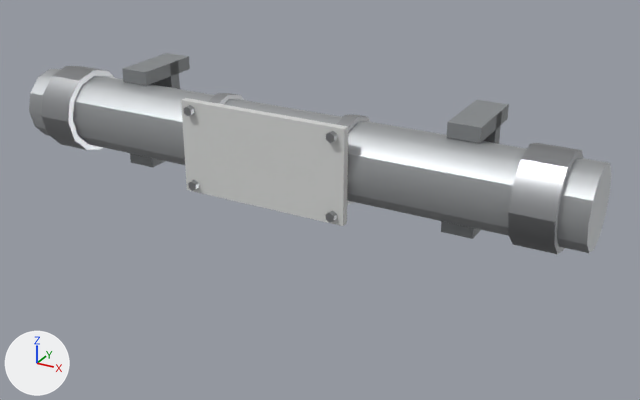
Two versions of the FBX model unity/HorrorGame/Assets/Models/Dressing/Dress_PipeLabel.fbx, one commit apart.
The view is the same before and after, from a camera (50 mm lens) standing at (0.769, -1.403, 2.597) and looking at (0.04, -0.078, 1.934). The axes (+X, +Y, +Z) are drawn at lower left. The lights are the same throughout. The first picture is the older version.

Objects in the first picture: 'Dress_PipeLabel'.
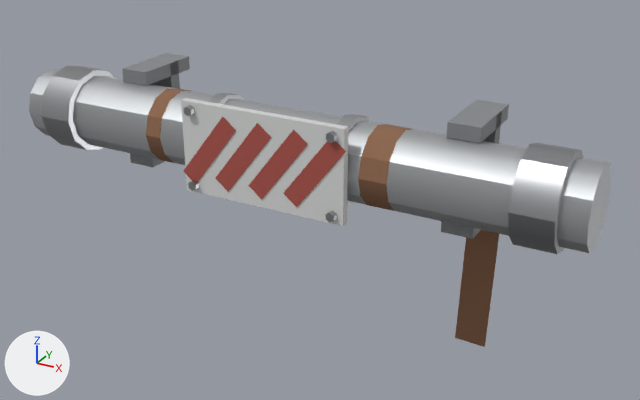
Changed parts and their boxes [x1, y1, x2, y2] in the pictures (640 x 400 px):
'Dress_PipeLabel', reshaped (46% taller): before [29, 53, 612, 254]; after [29, 53, 612, 347]
part 1 of me_cylinder, added (brown): after [358, 124, 412, 211]
part 2 of me_cylinder, added (brown): after [146, 88, 190, 163]
part 3 of me_cylinder, added (red): after [183, 117, 346, 207]
part 4 of me_cylinder, added (brown): after [455, 230, 499, 347]

What changed in the scene script:
```text
Add mat_dress_enamelred:
    mat_dress_enamelred = principled_material('Dress_EnamelRed')
    mat_dress_enamelred.base_color = (0.422, 0.092, 0.072)  # red #ae564c
    mat_dress_enamelred.roughness = 0.35
Add mat_dress_rustheavy:
    mat_dress_rustheavy = principled_material('Dress_RustHeavy')
    mat_dress_rustheavy.base_color = (0.262, 0.132, 0.072)  # brown #8c664c
    mat_dress_rustheavy.roughness = 0.95
Change me_cylinder:
    used by ob_dress_pipelabel; location = (0.0, 0.0, 0.0)
    verts and faces of me_cylinder; kept vertices keep their numbers, new ones are numbered from 224
    remove me_cylinder.from_pydata(...)  # 224 vertices, 384 faces; spans x -0.55..0.55, y -0.226..0.0, z 1.954..2.146
    add me_cylinder.from_pydata(...)  # 292 vertices, 482 faces; spans x -0.55..0.55, y -0.226..0.0, z 1.669..2.146
    me_cylinder part 1: a new loose piece, a 12-sided cylinder along x spanning x 0.18..0.23, y -0.204..-0.063, z 1.979..2.12, in mat_dress_rustheavy (brown #8c664c)
    me_cylinder part 2: a new loose piece, a 12-sided cylinder along x spanning x -0.256..-0.224, y -0.204..-0.063, z 1.979..2.12, in mat_dress_rustheavy (brown #8c664c)
    me_cylinder part 3
    add verts[224] = (-0.165, -0.218, 2.001)  # pixel (183, 171)
    add verts[225] = (-0.138, -0.218, 1.98)
    add verts[226] = (-0.095, -0.218, 2.001)  # pixel (215, 178)
    add verts[227] = (-0.068, -0.218, 1.98)  # pixel (228, 191)
    add verts[228] = (-0.025, -0.218, 2.001)  # pixel (248, 185)
    add verts[229] = (0.002, -0.218, 1.98)  # pixel (261, 199)
    add verts[230] = (0.045, -0.218, 2.001)  # pixel (283, 193)
    add verts[231] = (0.072, -0.218, 1.98)  # pixel (296, 207)
    add for new, old in zip([*range(232, 240)], [*range(224, 232)]): verts[new] = verts[old] + (0.093, 0.0, 0.119)
    add faces += [(224, 233, 232), (226, 227, 234), (228, 229, 236), (230, 231, 238), (224, 225, 233), (227, 235, 234)]  # mat_dress_enamelred (red #ae564c)
    add faces += [(229, 237, 236), (231, 239, 238)]  # mat_dress_enamelred (red #ae564c)
    me_cylinder part 4
    add verts[240] = (0.295, -0.004, 1.671)  # pixel (454, 337)
    add verts[241] = (0.355, -0.004, 1.669)  # pixel (484, 347)
    add verts[242] = (0.305, -0.004, 1.971)
    add verts[243] = (0.365, -0.004, 1.969)
    add faces += [(240, 241, 242), (241, 243, 242)]  # mat_dress_rustheavy (brown #8c664c)
    add me_cylinder.materials.append(mat_dress_enamelred)  # red #ae564c
    add me_cylinder.materials.append(mat_dress_rustheavy)  # brown #8c664c
```
